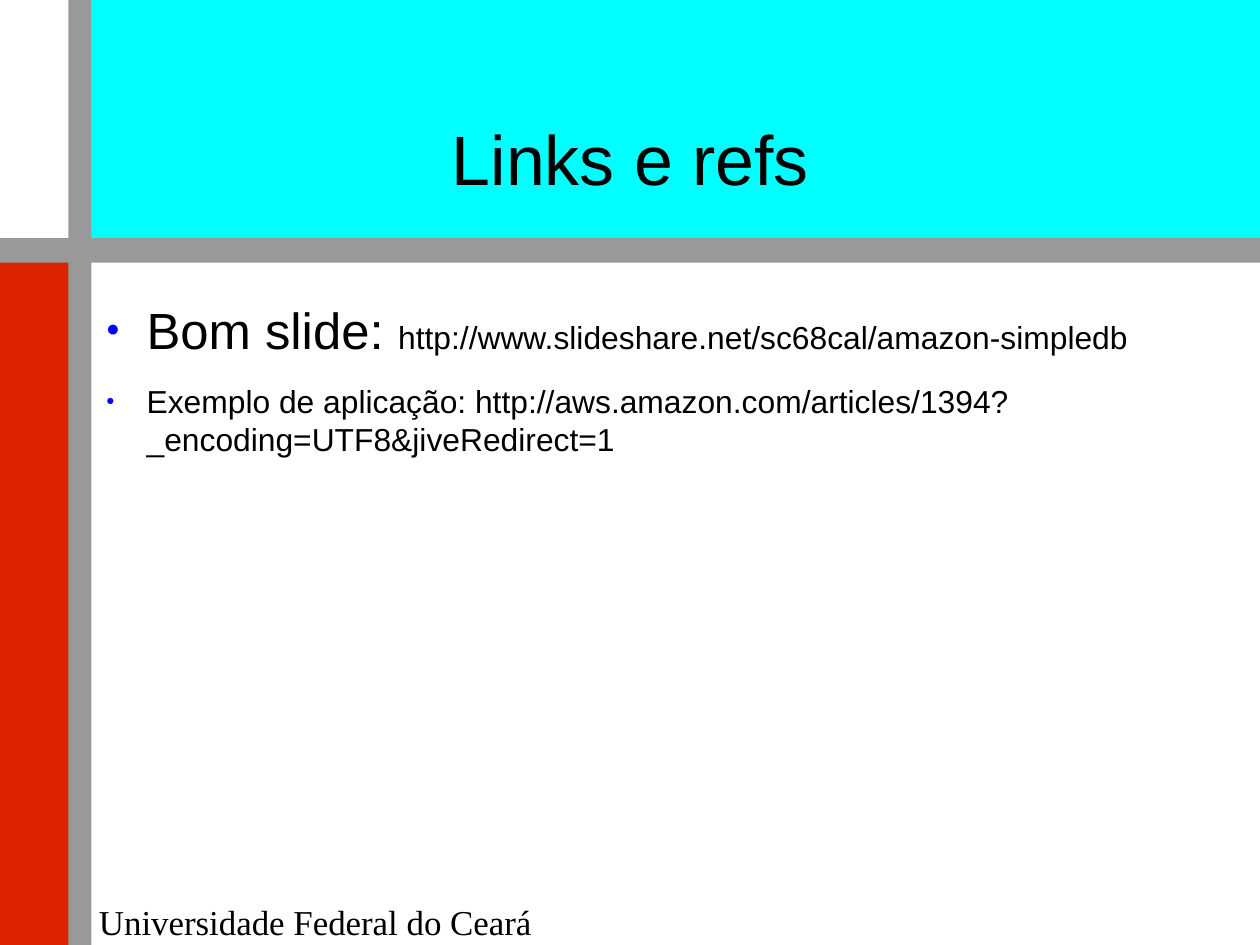
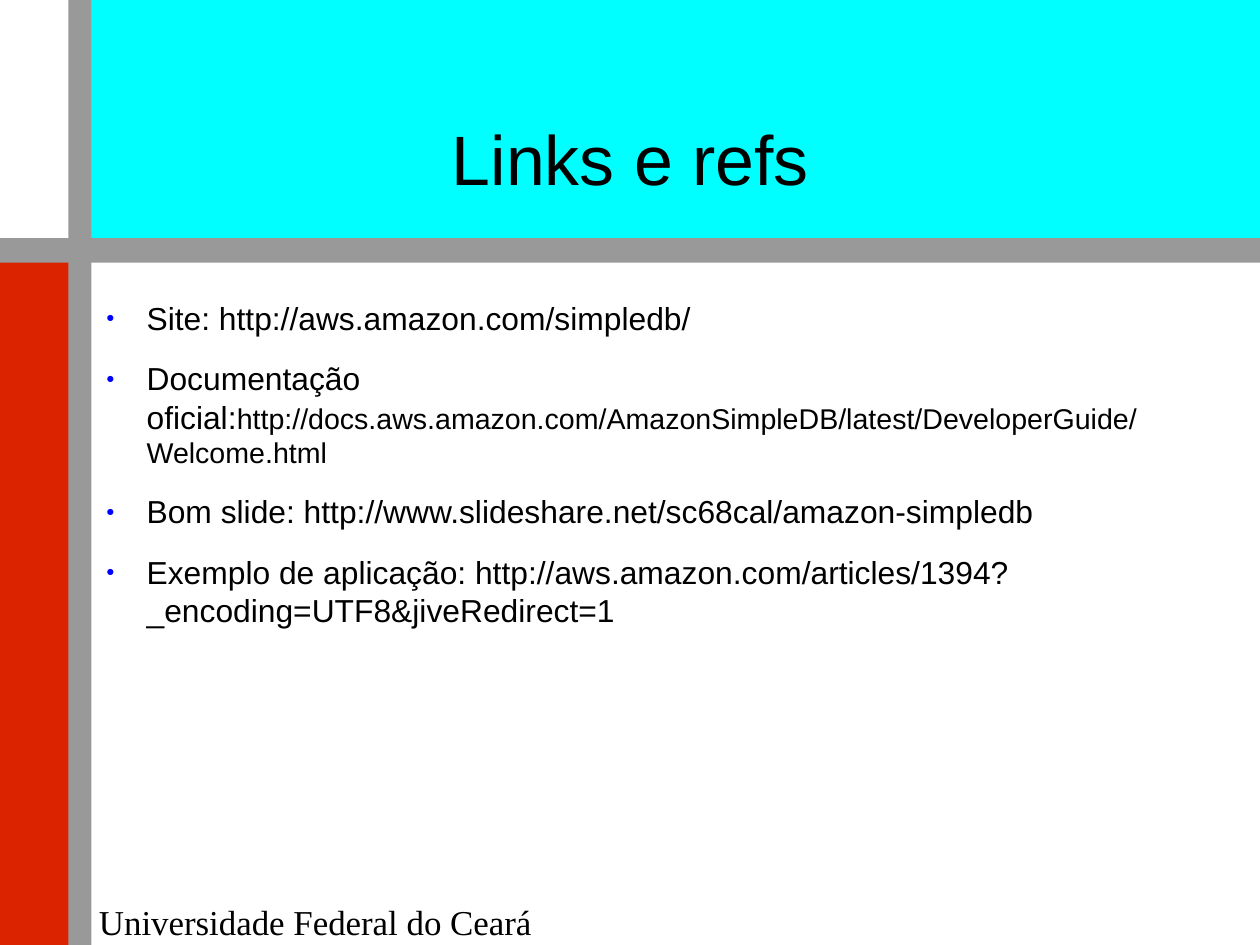
Before and after one commit to renatocjn/NoSQL_TF, a slide deck: slide 23 of Apresentação.odp (slide 22 before the commit). Drawn at 1260x945 pixels with LibreOffice and Linux fonts; fonts in the diff are those of the drawing; background and template pictures are left out. Boxes give left, top, right and bottom in pixels: in the first picture for what was removed or moved away, otherwise in the second. Text is boxed around its words. In the diff, an @@ line names an element or a change of style, - is before the commit and + after.

Commit message:
limites, custos, links

```diff
--- a/Apresentação.odp
+++ b/Apresentação.odp
@@ text at [147, 307, 1137, 464]: paragraphs added @@
+● Site: http://aws.amazon.com/simpledb/
+● Documentação oficial:http://docs.aws.amazon.com/AmazonSimpleDB/latest/DeveloperGuide/Welcome.html
@@ text at [147, 500, 1033, 529]: size 32 to 20 pt in "Bom slide:" @@
```
Also in this commit, not shown: 3 other slides changed, 2 slides added, 1 slide removed, 1 other file.
